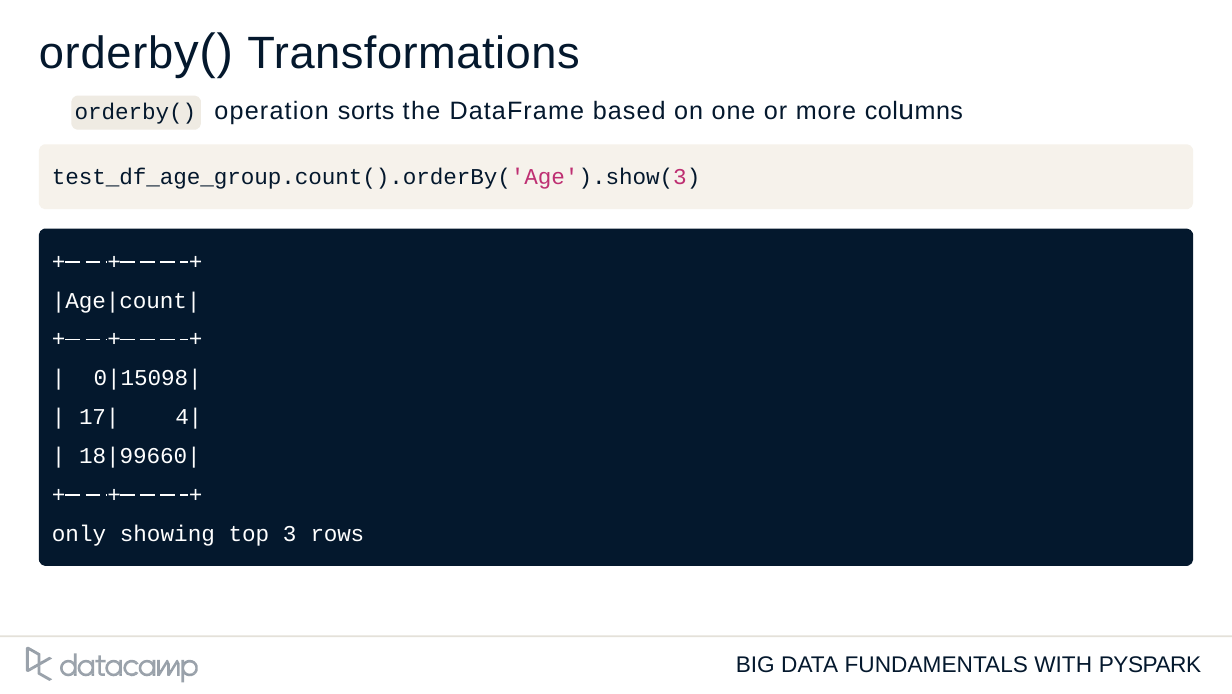
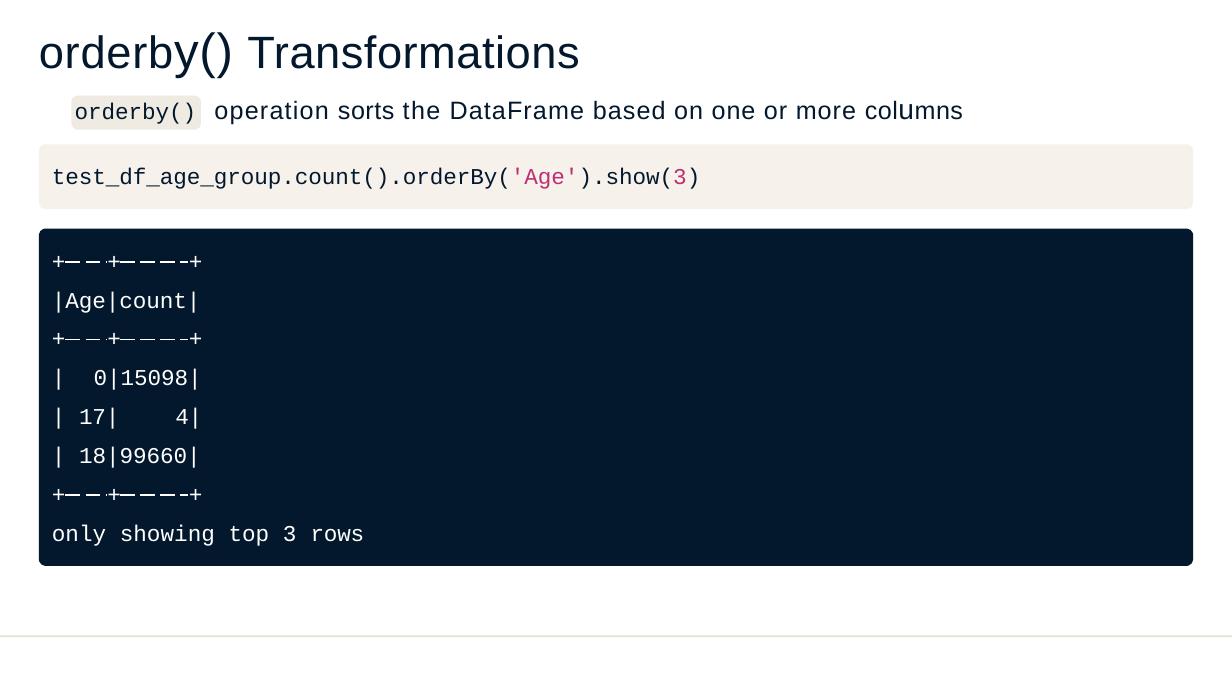
Before and after one commit to antonioGoncalves64/Spark-and-BigData, a slide deck: slide 12 of 03-Pyspark Data Frames.pptx. Drawn at 1232x694 pixels with LibreOffice and Linux fonts; fonts in the diff are those of the drawing; background and template pictures are left out. Boxes give left, top, right and bottom in pixels: in the first picture for what was removed or moved away, otherwise in the second. Text is boxed around its words. In the diff, an @@ line names an element or a change of style, - is before the commit and + after.

```diff
--- a/03-Pyspark Data Frames.pptx
+++ b/03-Pyspark Data Frames.pptx
@@ freeform shape removed at <box>26,647,52,681</box> @@
@@ freeform shape removed at <box>60,653,198,682</box> @@
@@ text removed at <box>736,656,1201,673</box> @@
-BIG DATA FUNDAMENTALS WITH PYSPARK
```
Also in this commit, not shown: 11 other slides changed, 1 slide removed.
